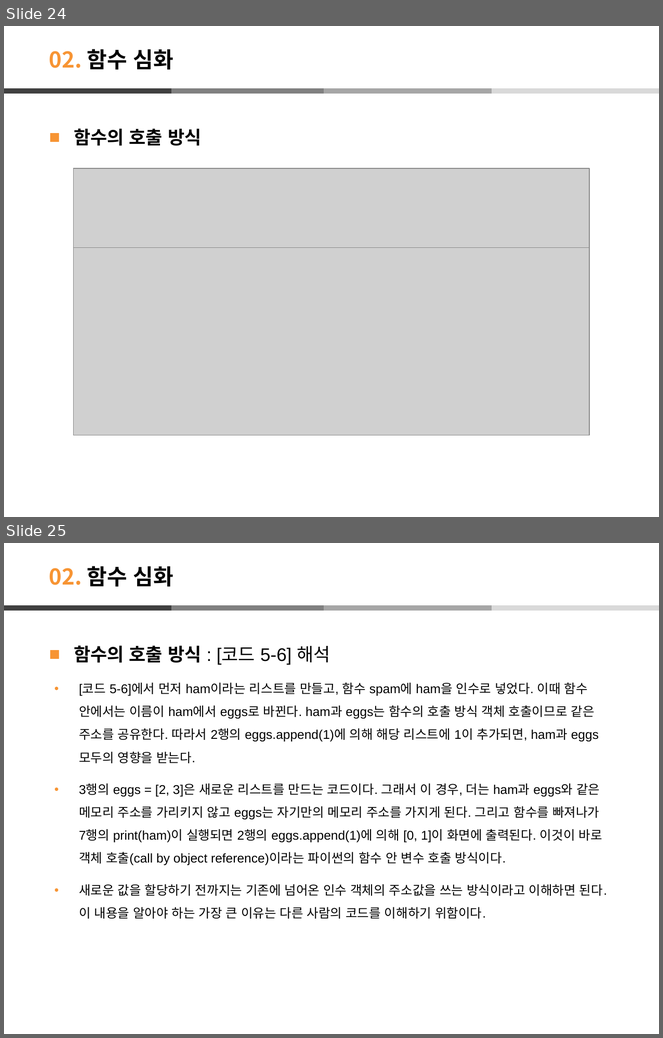
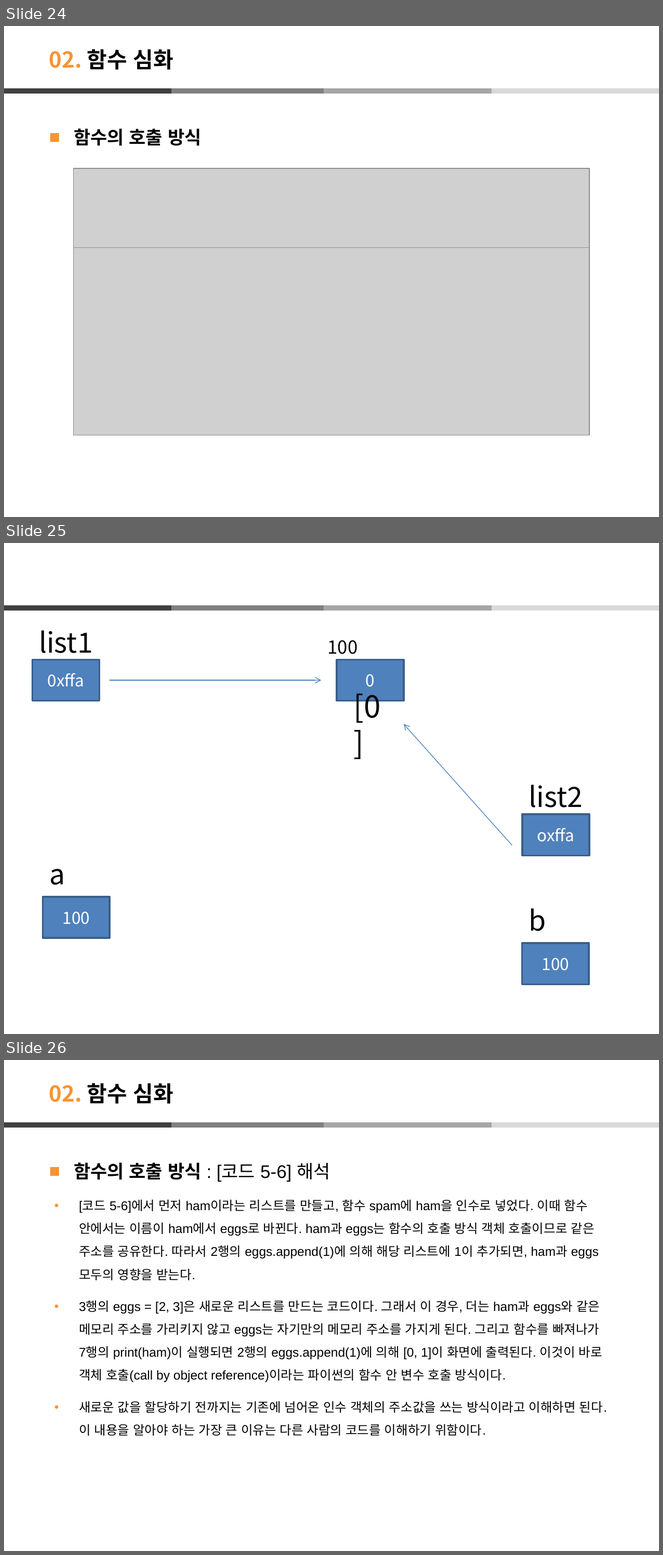
Before and after one commit to leekyuyoung20230313/pythone, a slide deck: 파이썬/함수/함수.pptx. Shown one above the other, each under a label of ours: slides 24 and 25 before the commit, slides 24, 25 and 26 after it. The pictures are 663x1038 and 663x1555 pixels, drawn with LibreOffice and Linux fonts; fonts in the diff are those of the drawing; grey boxes stand for pictures. Boxes give left, top, right and bottom in pixels: in the first picture for what was removed or moved away, otherwise in the second. Text is boxed around its words. In the diff, an @@ line names an element or a change of style, - is before the commit and + after.

```diff
--- a/파이썬/함수/함수.pptx
+++ b/파이썬/함수/함수.pptx
@@ slide 25 added at [4, 543, 659, 1034], background #FFFFFF; not listed: 4 template elements that a slide beside it also shows @@
@@ text added at [39, 630, 93, 660], 30.6 pt, text #000000 @@
+list1
@@ text added at [328, 640, 358, 654], 19.8 pt, text #000000 @@
+100
@@ rectangle added at [32, 659, 99, 701], fill #4F81BD, outline #3A5F8C 2 pt, 18 pt, text #FFFFFF @@
+0xffa
@@ rectangle added at [337, 659, 404, 701], fill #4F81BD, outline #3A5F8C 2 pt, 18 pt, text #FFFFFF @@
+0
@@ arrow added from (110, 681) to (321, 681), #4B7EBC 0.75 pt @@
@@ text added at [353, 694, 380, 726], 33.3 pt, text #000000 @@
+[0]
@@ arrow added from (513, 846) to (404, 724), #4B7EBC 0.75 pt @@
@@ text added at [529, 785, 583, 815], 30.6 pt, text #000000 @@
+list2
@@ rectangle added at [522, 814, 589, 856], fill #4F81BD, outline #3A5F8C 2 pt, 18 pt, text #FFFFFF @@
+oxffa
@@ text added at [50, 869, 65, 885], 30.6 pt, text #000000 @@
+a
@@ rectangle added at [42, 897, 110, 938], fill #4F81BD, outline #3A5F8C 2 pt, 18 pt, text #FFFFFF @@
+100
@@ text added at [529, 909, 546, 931], 30.6 pt, text #000000 @@
+b
@@ rectangle added at [522, 943, 589, 984], fill #4F81BD, outline #3A5F8C 2 pt, 18 pt, text #FFFFFF @@
+100
@@ what was slide 25 is now slide 26 @@
```
Also in this commit, not shown: 1 other slide added, 1 other file.
